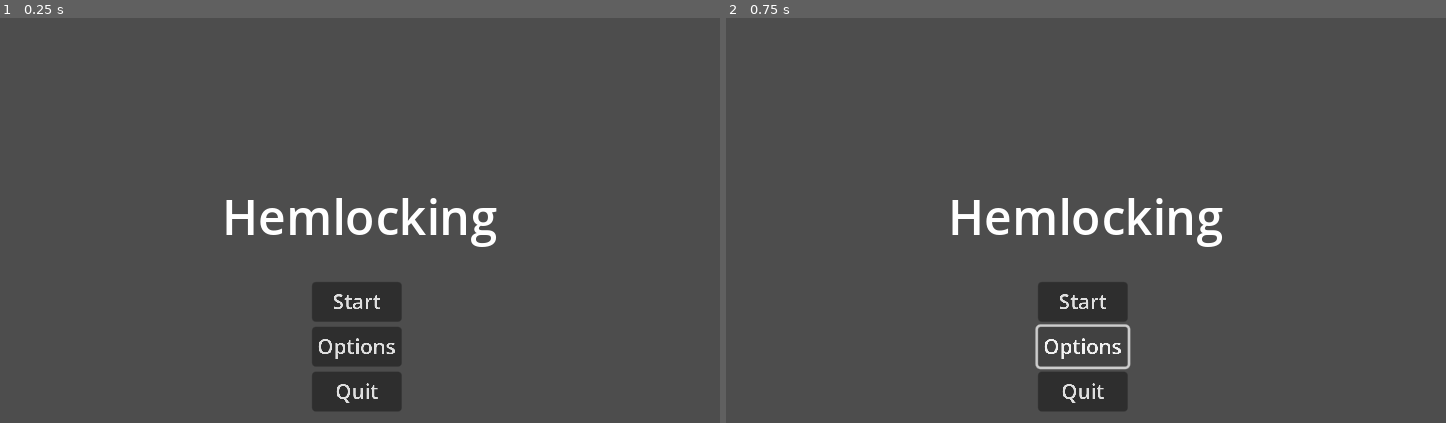
Above: before the commit, frames 1-2 (left to right).
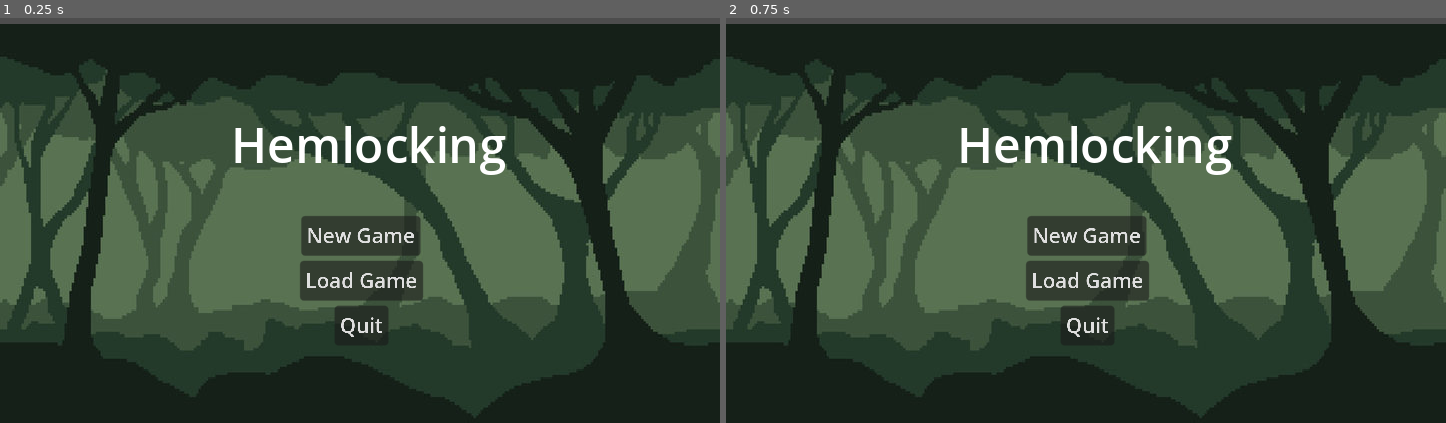
Above: after the commit, the same moments.

Repository: simeon336/Hemlocking
Game: Godot game, scene res://Scenes/main_menu.tscn
Two runs of this game, one before a commit and one after it. Both use one fixed random seed, a clock stepped at 60 frames per second and the inputs below.
Inputs (mouse positions are in pixels of both pictures, inside the frame that each line leads up to):
- Up to frame 1 (0.25 s): no input
- Up to frame 2 (0.75 s): click (1086, 346) at 0.5 s, where only the run before the commit has a clickable "Options"

The runs differ from the first frame. In frame 1, 81% of the frame differs, in the area x 0-100%, y 1-100%; in frame 2, 82%.

Commit message:
Main menu

Diff:
--- /dev/null
+++ b/SaveFiles/enemysave.json
@@ -0,0 +1 @@
+{"attack":20,"defense":3,"hp":0,"max_hp":100,"poison":6.72,"position":[177,71]}
--- /dev/null
+++ b/SaveFiles/playersave.json
@@ -0,0 +1 @@
+{"attack":20,"defense":0,"hasDatura":false,"hp":100,"is_in_combat":false,"max_hp":100,"position":[173,75],"toxicity":0}
--- a/Scenes/enemy.gd
+++ b/Scenes/enemy.gd
@@ -9,8 +9,8 @@
 signal enemy_died
 
 func _ready():
+	pass
 
-	pass
 
 func take_damage(damage: int):
 	var final_damage = max(damage - defense, 0)
@@ -21,6 +21,7 @@
 	if hp <= 0:
 		hp = 0
 		emit_signal("enemy_died")
+		save_game()
 		get_tree().change_scene_to_file("res://Scenes/world.tscn")
 
 	emit_signal("enemy_hp_changed")
@@ -37,3 +38,53 @@
 
 func _on_body_entered(body):
 	get_tree().change_scene_to_file("res://Scenes/battle_arena.tscn")
+
+func save():
+	var position_array = [position.x, position.y]
+	var save_data = {
+		"max_hp": max_hp,
+		"hp": hp,
+		"defense": defense,
+		"attack": attack,
+		"poison": poison,
+		"position": position_array  # Convert Vector2 to array
+	}
+	return save_data
+
+
+func save_game():
+	var save_game = FileAccess.open("res://SaveFiles/enemysave.json", FileAccess.WRITE)
+	var node = get_node(".")
+	var node_data = node.call("save")
+	var json_string = JSON.stringify(node_data)
+	save_game.store_line(json_string)
+
+func load_game():
+	if not FileAccess.file_exists("res://SaveFiles/enemysave.json"):
+		return  # Error! We don't have a save to load.
+
+	var save_game = FileAccess.open("res://SaveFiles/enemysave.json", FileAccess.READ)
+
+	while save_game.get_position() < save_game.get_length():
+		var json_string = save_game.get_line()
+		var json = JSON.new()
+
+		var parse_result = json.parse(json_string)
+		if not parse_result == OK:
+			print("JSON Parse Error: ", json.get_error_message(), " in ", json_string, " at line ", json.get_error_line())
+			continue
+
+		var node_data = json.get_data()
+
+		# Update position if it exists in the saved data
+		if "position" in node_data:
+			var position_array = node_data["position"]
+			position = Vector2(position_array[0], position_array[1])  # Convert array to Vector2
+
+		max_hp = node_data["max_hp"]
+		hp = node_data["hp"]
+		defense = node_data["defense"]
+		attack = node_data["attack"]
+		poison = node_data["poison"]
+
+		save_game.close()
--- a/Scenes/main_menu.gd
+++ b/Scenes/main_menu.gd
@@ -1,5 +1,7 @@
 extends Control
-
+signal new_game
+signal load_game
+signal quit
 
 # Called when the node enters the scene tree for the first time.
 func _ready():
@@ -11,9 +13,14 @@
 	pass
 
 
-func _on_start_button_pressed():
+func _on_new_game_button_pressed():
+	var dir = DirAccess.open("res://SaveFiles/")
+	dir.remove("res://SaveFiles/playersave.json")
+	get_tree().change_scene_to_file("res://Scenes/world.tscn")
+
+func _on_load_game_button_pressed():
 	get_tree().change_scene_to_file("res://Scenes/world.tscn")
 
 
 func _on_quit_button_pressed():
-	get_tree().quit()
+	emit_signal("quit")
--- a/Scenes/main_menu.tscn
+++ b/Scenes/main_menu.tscn
@@ -1,41 +1,57 @@
-[gd_scene load_steps=2 format=3 uid="uid://bhnw6s6sh2fhx"]
+[gd_scene load_steps=3 format=3 uid="uid://bhnw6s6sh2fhx"]
 
+[ext_resource type="Texture2D" uid="uid://mfinw0v7elmf" path="res://art/Blue_witch/360_F_278516032_Ub3ZH5Hehic7acyNG9VFS5oNNdkS0neK.jpg" id="1_257ns"]
 [ext_resource type="Script" path="res://Scenes/main_menu.gd" id="1_pbvd2"]
 
 [node name="MainMenu" type="Control"]
 layout_mode = 3
-anchors_preset = 15
-anchor_right = 1.0
-anchor_bottom = 1.0
+anchors_preset = 8
+anchor_left = 0.5
+anchor_top = 0.5
+anchor_right = 0.5
+anchor_bottom = 0.5
+offset_left = -115.0
+offset_top = -54.5
+offset_right = -115.0
+offset_bottom = -54.5
 grow_horizontal = 2
 grow_vertical = 2
+size_flags_horizontal = 4
 script = ExtResource("1_pbvd2")
+
+[node name="TextureRect" type="TextureRect" parent="."]
+layout_mode = 1
+offset_left = -5.0
+offset_top = -11.0
+offset_right = 715.0
+offset_bottom = 349.0
+scale = Vector2(0.33352, 0.377566)
+texture = ExtResource("1_257ns")
 
 [node name="VBoxContainer" type="VBoxContainer" parent="."]
 layout_mode = 1
-anchors_preset = 7
-anchor_left = 0.5
-anchor_top = 1.0
-anchor_right = 0.5
-anchor_bottom = 1.0
-offset_left = -16.0
-offset_top = -47.0
-offset_right = 54.0
-offset_bottom = 54.0
-grow_horizontal = 2
-grow_vertical = 0
+offset_left = 95.0
+offset_top = 53.0
+offset_right = 191.0
+offset_bottom = 154.0
 scale = Vector2(0.427315, 0.427315)
 
-[node name="StartButton" type="Button" parent="VBoxContainer"]
+[node name="NewGameButton" type="Button" parent="VBoxContainer"]
 layout_mode = 2
-text = "Start"
+size_flags_horizontal = 4
+size_flags_vertical = 4
+text = "New Game"
 
-[node name="OptionsButton" type="Button" parent="VBoxContainer"]
+[node name="LoadGameButton" type="Button" parent="VBoxContainer"]
 layout_mode = 2
-text = "Options"
+size_flags_horizontal = 4
+size_flags_vertical = 4
+text = "Load Game"
 
 [node name="QuitButton" type="Button" parent="VBoxContainer"]
 layout_mode = 2
+size_flags_horizontal = 4
+size_flags_vertical = 4
 text = "Quit"
 
 [node name="Label" type="Label" parent="."]
@@ -45,13 +61,15 @@
 anchor_top = 0.5
 anchor_right = 0.5
 anchor_bottom = 0.5
-offset_left = -46.0
-offset_top = -13.0
-offset_right = 46.0
-offset_bottom = 13.0
+offset_left = 72.0
+offset_top = 18.0
+offset_right = 164.0
+offset_bottom = 44.0
 grow_horizontal = 2
 grow_vertical = 2
 text = "Hemlocking"
 
-[connection signal="pressed" from="VBoxContainer/StartButton" to="." method="_on_start_button_pressed"]
+[connection signal="pressed" from="VBoxContainer/NewGameButton" to="." method="_on_new_game_button_pressed"]
+[connection signal="pressed" from="VBoxContainer/LoadGameButton" to="." method="_on_load_game_button_pressed"]
+[connection signal="pressed" from="VBoxContainer/LoadGameButton" to="." method="_on_start_button_pressed"]
 [connection signal="pressed" from="VBoxContainer/QuitButton" to="." method="_on_quit_button_pressed"]
--- a/Scenes/player.gd
+++ b/Scenes/player.gd
@@ -3,7 +3,7 @@
 signal health_changed(max_hp : int, hp : int)
 
 # Player properties
-var max_hp : int = 10033
+var max_hp : int = 100
 var hp : int = max_hp
 var defense : int = 0
 var attack : int = 20
@@ -19,8 +19,12 @@
 
 # Called every frame
 func _process(delta):
+	if is_in_combat == true:
+		return
 	save_game()
 	if(hp <= 0):
+		hp = max_hp
+		save_game()
 		get_tree().change_scene_to_file("res://Scenes/game_over.tscn")
 
 	if(get_tree().current_scene.name != "World"):
@@ -80,6 +84,7 @@
 		hp = 0
 	emit_signal("health_changed")
 
+
 # Handle healing the player
 func heal(amount: int):
 	hp = min(hp + amount, max_hp)
@@ -115,17 +120,17 @@
 
 
 func save_game():
-	var save_game = FileAccess.open("res://Scenes/savegame.json", FileAccess.WRITE)
+	var save_game = FileAccess.open("res://SaveFiles/playersave.json", FileAccess.WRITE)
 	var node = get_node(".")
 	var node_data = node.call("save")
 	var json_string = JSON.stringify(node_data)
 	save_game.store_line(json_string)
 
 func load_game():
-	if not FileAccess.file_exists("res://Scenes/savegame.json"):
+	if not FileAccess.file_exists("res://SaveFiles/playersave.json"):
 		return  # Error! We don't have a save to load.
 
-	var save_game = FileAccess.open("res://Scenes/savegame.json", FileAccess.READ)
+	var save_game = FileAccess.open("res://SaveFiles/playersave.json", FileAccess.READ)
 
 	while save_game.get_position() < save_game.get_length():
 		var json_string = save_game.get_line()
@@ -135,6 +140,7 @@
 		if not parse_result == OK:
 			print("JSON Parse Error: ", json.get_error_message(), " in ", json_string, " at line ", json.get_error_line())
 			continue
+
 
 		var node_data = json.get_data()
 
--- a/Scenes/savegame.json
+++ /dev/null
@@ -1 +0,0 @@
-{"attack":30,"defense":25,"hasDatura":false,"hp":103,"is_in_combat":false,"max_hp":103,"position":[106.481056213379,52.8814430236816],"toxicity":20.16}
--- a/Scenes/world.gd
+++ b/Scenes/world.gd
@@ -3,15 +3,18 @@
 @onready var pause_menu = $Player/Camera2D/PauseMenu
 @onready var enemy = $Enemy
 @onready var player = $Player
+@onready var main_menu = $MainMenu
 
 # Called when the node enters the scene tree for the first time.
 func _ready():
 	pause_menu.resume.connect(_on_resume_pressed)
 	pause_menu.quit.connect(_on_quit_pressed)
-	enemy.enemy_died.connect(_corspe_disposal)
 	pause_menu.potion.connect(_on_potion_pressed)
 	pause_menu.seed.connect(_on_seed_pressed)
 	pause_menu.stem.connect(_on_stem_pressed)
+	player.position.x += 10
+	player.position.y += 10
+
 # Called every frame. 'delta' is the elapsed time since the previous frame.
 func _process(delta):
 	if Input.is_action_just_pressed("pause"):
@@ -21,11 +24,13 @@
 	player.heal(50)
 	player.print_stats()
 
+
 func _on_seed_pressed():
 	player.eat_seed(5)
 
 func _on_stem_pressed():
 	player.eat_stem()
+
 func set_is_paused(is_paused: bool):
 	print("pause")
 	if is_paused:
@@ -38,9 +43,5 @@
 func _on_resume_pressed():
 	set_is_paused(false)
 
-
 func _on_quit_pressed():
 	get_tree().quit()
-
-func _corspe_disposal():
-	enemy.queue_free()
--- a/Scenes/world.tscn
+++ b/Scenes/world.tscn
@@ -695,3 +695,4 @@
 script = ExtResource("4_cpvi8")
 
 [connection signal="body_entered" from="Enemy" to="Player" method="_on_enemy_body_entered"]
+[connection signal="changed" from="CanvasLayer/ProgressBar" to="CanvasLayer/ProgressBar" method="_on_player_health_changed"]
--- a/Scripts/ProgressBar.gd
+++ b/Scripts/ProgressBar.gd
@@ -17,9 +17,9 @@
 	load_game()
 
 func load_game():
-	if not FileAccess.file_exists("res://Scenes/savegame.json"):
+	if not FileAccess.file_exists("res://SaveFiles/playersave.json"):
 		return # Error! We don't have a save to load.
-	var save_game = FileAccess.open("res://Scenes/savegame.json", FileAccess.READ)
+	var save_game = FileAccess.open("res://SaveFiles/playersave.json", FileAccess.READ)
 	while save_game.get_position() < save_game.get_length():
 		var json_string = save_game.get_line()
 
Binary file added: art/Blue_witch/360_F_278516032_Ub3ZH5Hehic7acyNG9VFS5oNNdkS0neK.jpg
Not shown, added: art/Blue_witch/360_F_278516032_Ub3ZH5Hehic7acyNG9VFS5oNNdkS0neK.jpg.import
Binary file added: forest/art/Blue_witch/360_F_278516032_Ub3ZH5Hehic7acyNG9VFS5oNNdkS0neK.jpg
Binary file added: forest/art/Blue_witch/5624-Hemlock-1296x728-header.jpeg
